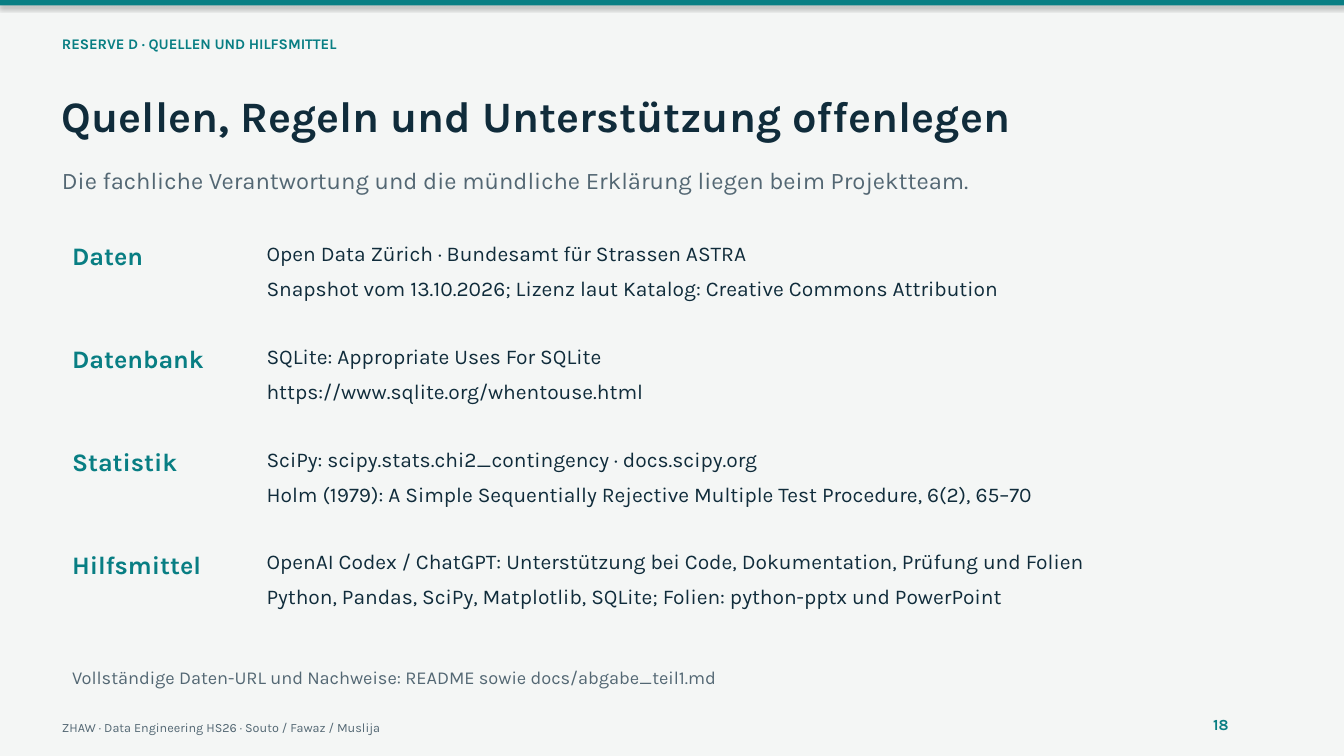
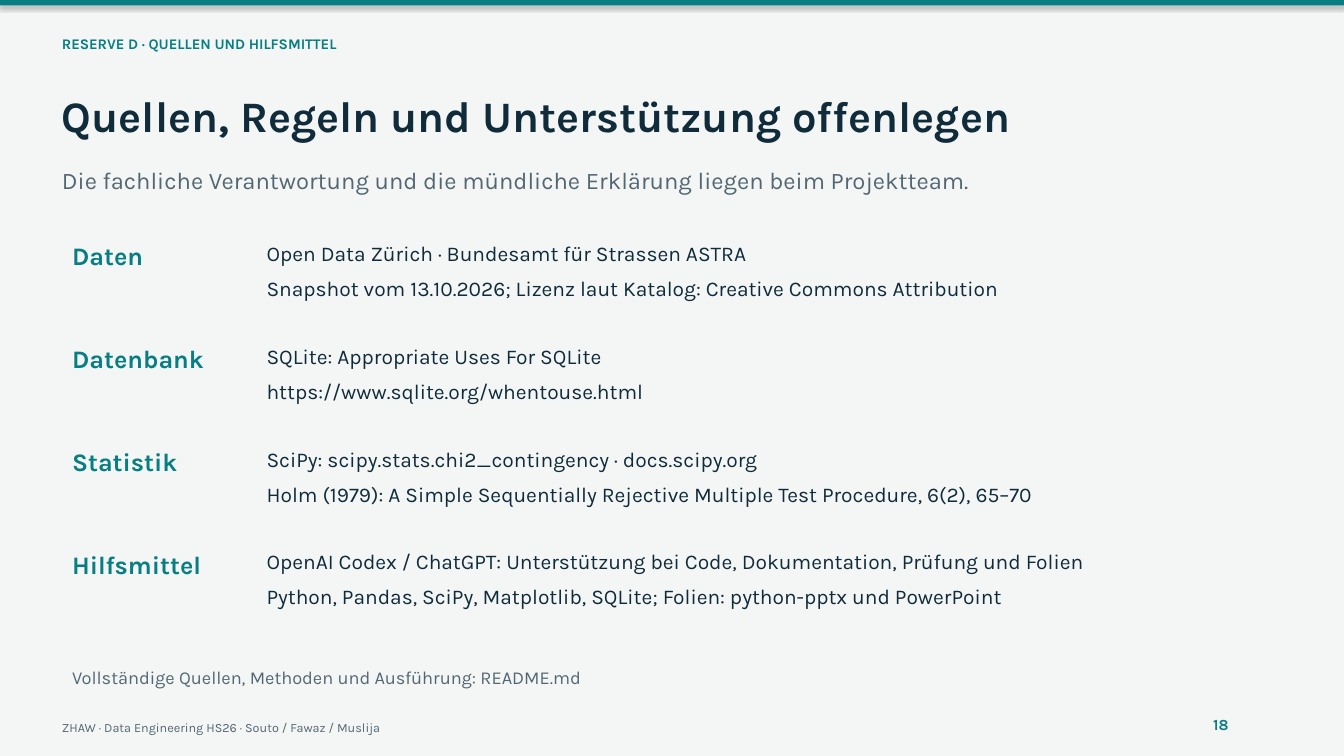
Before and after one commit to soutorub/de_projektarbeit_hs_2026_zhaw, a slide deck: slide 18 of presentations/teil1_verkehrsunfaelle_zuerich.pptx. Drawn at 1344x756 pixels with LibreOffice and Linux fonts; fonts in the diff are those of the drawing. Boxes give left, top, right and bottom in pixels: in the first picture for what was removed or moved away, otherwise in the second. Text is boxed around its words. In the diff, an @@ line names an element or a change of style, - is before the commit and + after.

Commit message:
Abgabe strukturieren und Dokumentation im README bündeln

```diff
--- a/presentations/teil1_verkehrsunfaelle_zuerich.pptx
+++ b/presentations/teil1_verkehrsunfaelle_zuerich.pptx
@@ text at bbox=[72, 671, 580, 689]: text changed @@
-Vollständige Daten-URL und Nachweise: README sowie docs/abgabe_teil1.md
+Vollständige Quellen, Methoden und Ausführung: README.md
```
Also in this commit, not shown: 17 other files.
